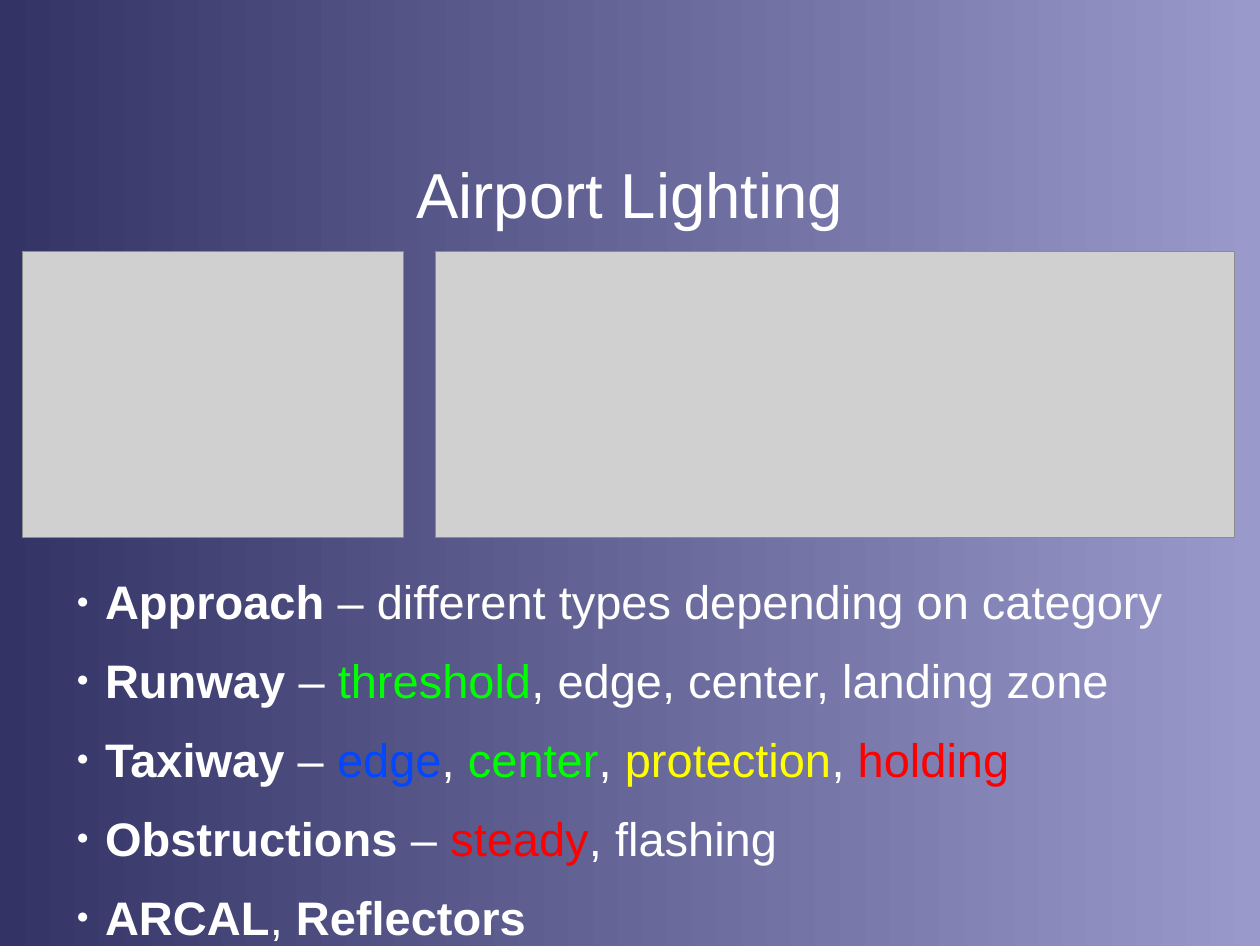
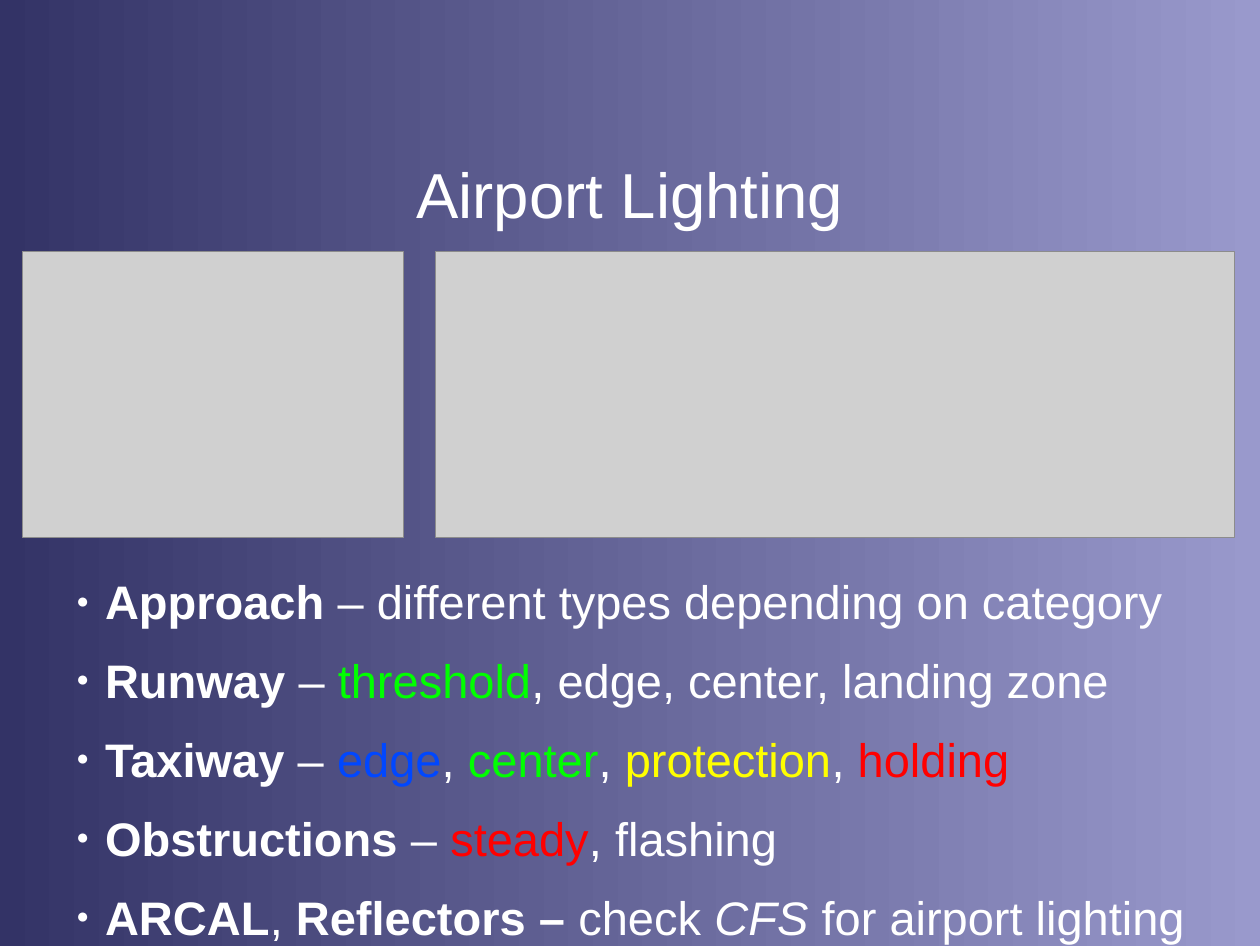
Before and after one commit to stephanheinemann/flight, a slide deck: slide 6 of FI/NightFlying/NightFlying.odp. Drawn at 1260x946 pixels with LibreOffice and Linux fonts; fonts in the diff are those of the drawing; grey boxes stand for pictures; background and template pictures are left out. Boxes give left, top, right and bottom in pixels: in the first picture for what was removed or moved away, otherwise in the second. Text is boxed around its words. In the diff, an @@ line names an element or a change of style, - is before the commit and + after.

```diff
--- a/FI/NightFlying/NightFlying.odp
+++ b/FI/NightFlying/NightFlying.odp
@@ text at <box>105,901,1185,944</box>: text changed; bold off @@
-● ARCAL, Reflectors
+● ARCAL, Reflectors – check CFS for airport lighting
```
Also in this commit, not shown: 3 other slides changed, 1 other file.
